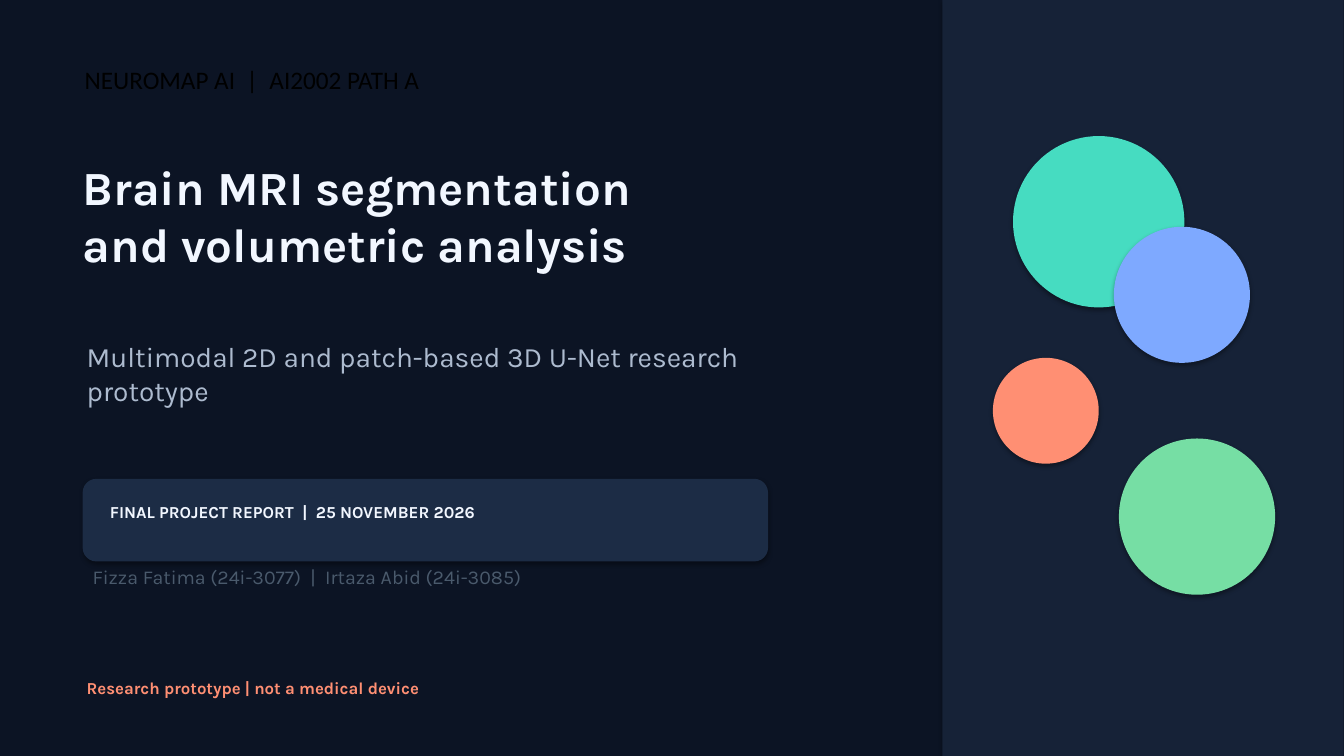
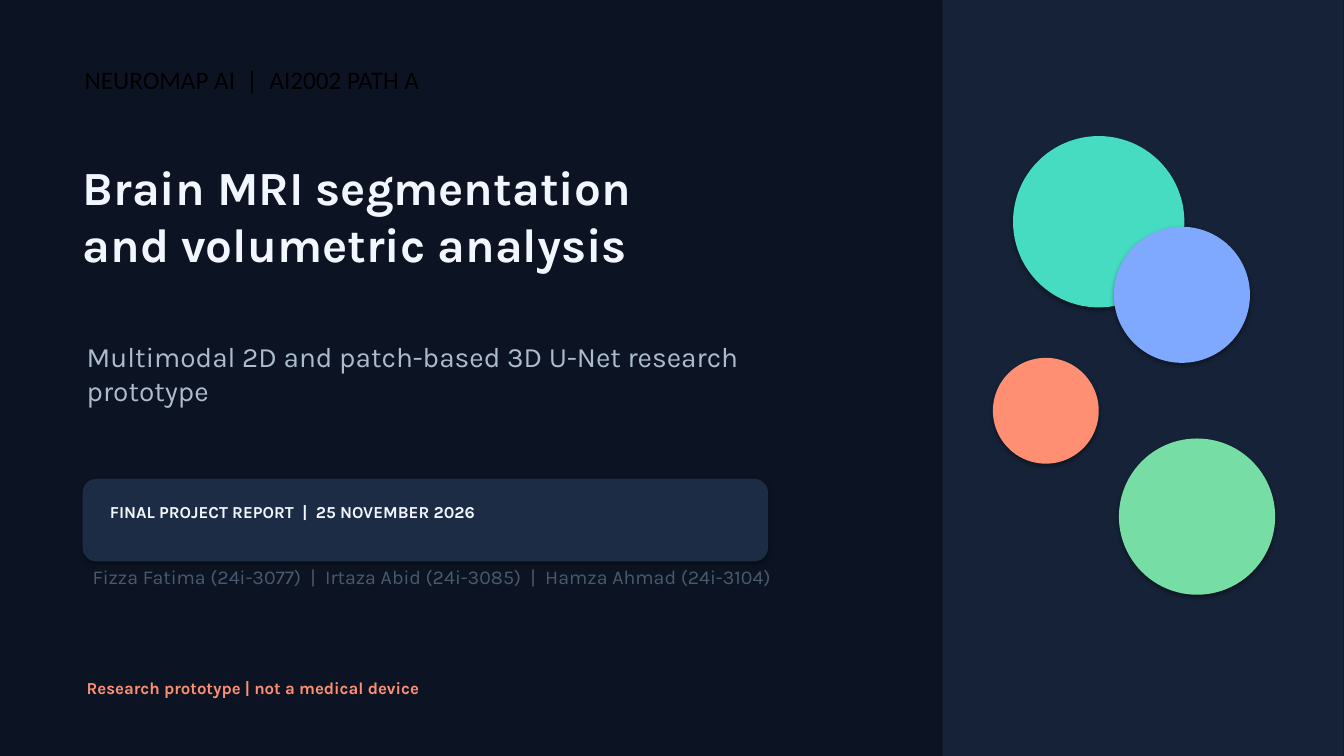
Before and after one commit to Hamza5448/neuromap-ai, a slide deck: slide 1 of submission/final_presentation.pptx. Drawn at 1344x756 pixels with LibreOffice and Linux fonts; fonts in the diff are those of the drawing. Boxes give left, top, right and bottom in pixels: in the first picture for what was removed or moved away, otherwise in the second. Text is boxed around its words. In the diff, an @@ line names an element or a change of style, - is before the commit and + after.

```diff
--- a/submission/final_presentation.pptx
+++ b/submission/final_presentation.pptx
@@ text at <box>93,570,771,586</box>: text changed @@
-Fizza Fatima (24i-3077) | Irtaza Abid (24i-3085)
+Fizza Fatima (24i-3077) | Irtaza Abid (24i-3085) | Hamza Ahmad (24i-3104)
```
Also in this commit, not shown: 2 other slides changed, 8 other files.
